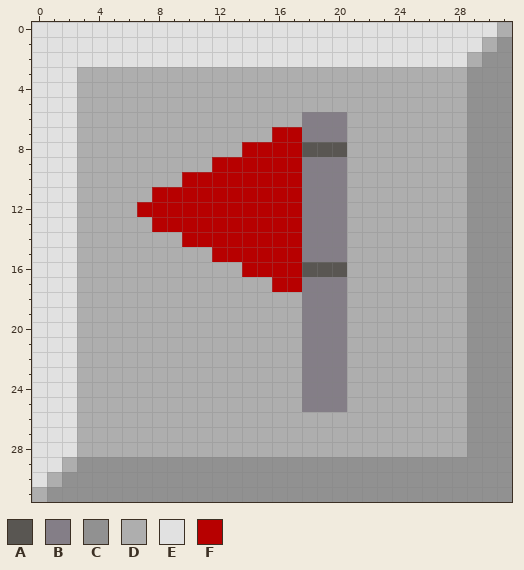
Pixel-art sprite -- src/assets/flagged.png. The first picture shows the starting point.
The file is 32x32 pixels.
Palette (. is transparent): A #595652  B #847e87  C #919191  D #aeaeae  E #e1e1e1  F #b70000
After the commit:
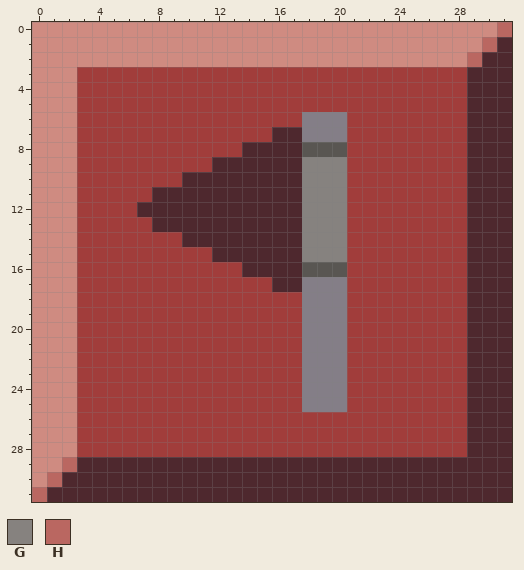
Colours new in this view: G #86827f  H #ba6761
What changed:
@@ palette @@
-C #919191
+C #4e282e
-D #aeaeae
+D #a13d3b
-E #e1e1e1
+E #cf8b81
@@ x 27..31 @@
- 0 EEEED
- 1 EEEDC
- 2 EEDCC
+ 0 EEEEH
+ 1 EEEHC
+ 2 EEHCC
  3 DDCCC
@@ x 5..22 @@
  6 DDDDDDDDDDDDDBBBDD
- 7 DDDDDDDDDDDFFBBBDD
- 8 DDDDDDDDDFFFFAAADD
- 9 DDDDDDDFFFFFFBBBDD
-10 DDDDDFFFFFFFFBBBDD
-11 DDDFFFFFFFFFFBBBDD
-12 DDFFFFFFFFFFFBBBDD
-13 DDDFFFFFFFFFFBBBDD
-14 DDDDDFFFFFFFFBBBDD
-15 DDDDDDDFFFFFFBBBDD
-16 DDDDDDDDDFFFFAAADD
-17 DDDDDDDDDDDFFBBBDD
+ 7 DDDDDDDDDDDCCBBBDD
+ 8 DDDDDDDDDCCCCAAADD
+ 9 DDDDDDDCCCCCCGGGDD
+10 DDDDDCCCCCCCCGGGDD
+11 DDDCCCCCCCCCCGGGDD
+12 DDCCCCCCCCCCCGGGDD
+13 DDDCCCCCCCCCCGGGDD
+14 DDDDDCCCCCCCCGGGDD
+15 DDDDDDDCCCCCCGGGDD
+16 DDDDDDDDDCCCCAAADD
+17 DDDDDDDDDDDCCBBBDD
 18 DDDDDDDDDDDDDBBBDD
@@ x 0..4 @@
 28 EEEDD
-29 EEDCC
-30 EDCCC
-31 DCCCC
+29 EEHCC
+30 EHCCC
+31 HCCCC
